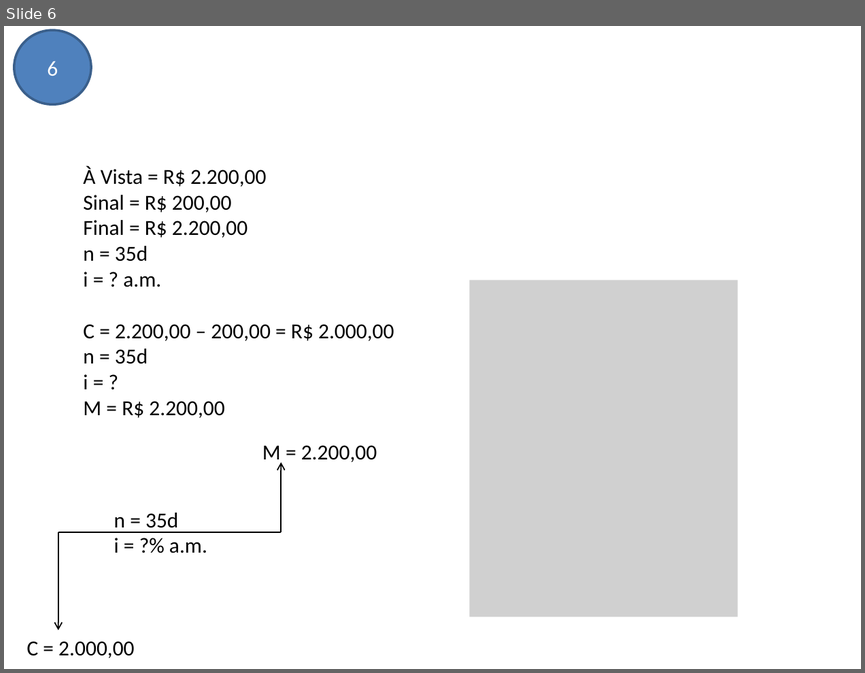
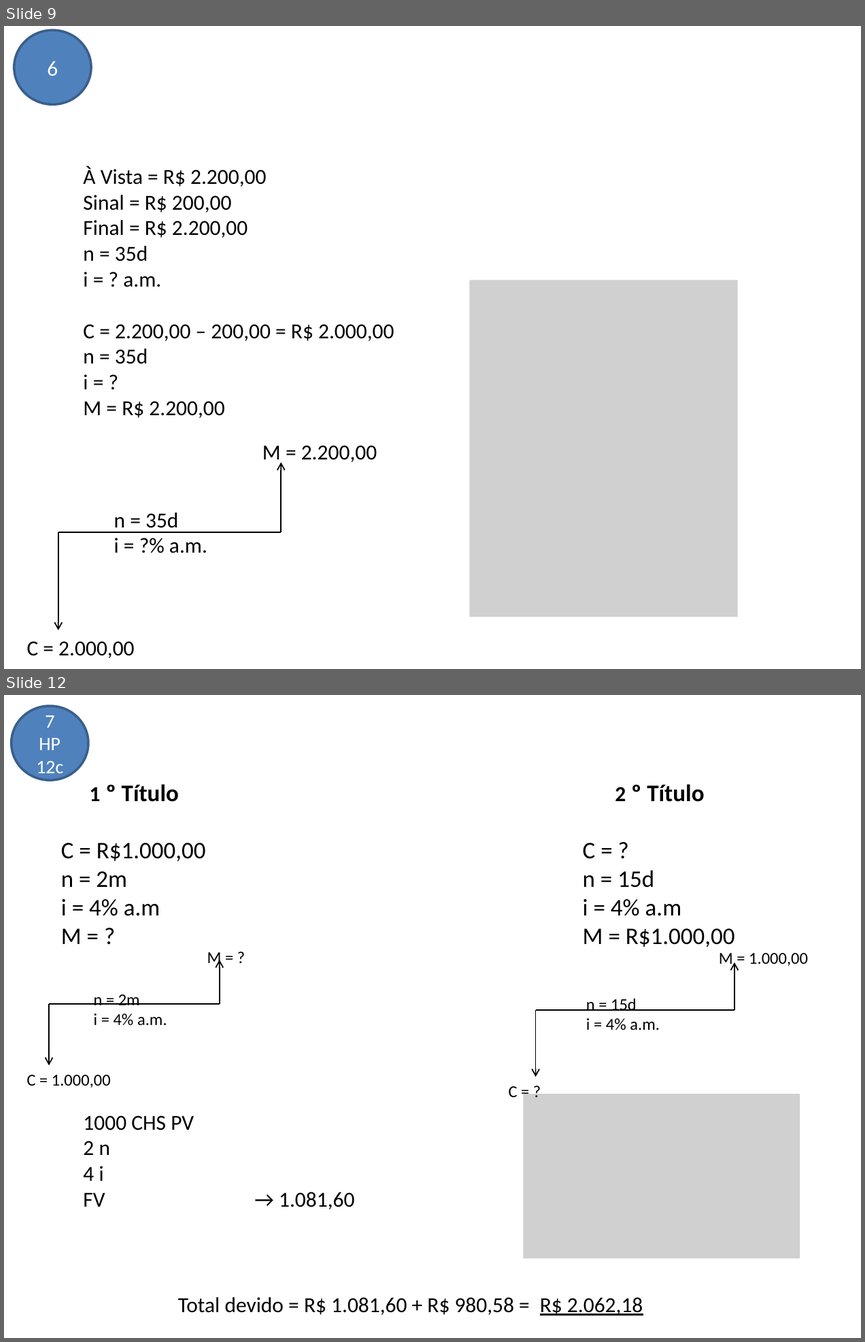
Before and after one commit to avelinoferreiragf/avelino, a slide deck: Gestao Estrategica TI/06 - Análise de Viabilidade de Projetos/Exercícios.pptx. Shown one above the other, each under a label of ours: slide 6 before the commit, slides 9 and 12 after it; the slides between them are not shown. The pictures are 865x673 and 865x1342 pixels, drawn with LibreOffice and Linux fonts; fonts in the diff are those of the drawing; grey boxes stand for pictures. Boxes give left, top, right and bottom in pixels: in the first picture for what was removed or moved away, otherwise in the second. Text is boxed around its words. In the diff, an @@ line names an element or a change of style, - is before the commit and + after.

```diff
--- a/Gestao Estrategica TI/06 - Análise de Viabilidade de Projetos/Exercícios.pptx
+++ b/Gestao Estrategica TI/06 - Análise de Viabilidade de Projetos/Exercícios.pptx
@@ slide 12 added at [4,695,861,1338], background #FFFFFF @@
@@ ellipse added at [11,706,89,781], fill #4F81BD, outline #3A5F8C 2 pt, 16 pt, text #FFFFFF @@
+7
+HP
+12c
@@ text added at [61,784,206,944], 20 pt, text #000000 @@
+1 º Título
+C = R$1.000,00
+n = 2m
+i = 4% a.m
+M = ?
@@ text added at [583,784,735,947], 20 pt, text #000000 @@
+2 º Título
+C = ?
+n = 15d
+i = 4% a.m
+M = R$1.000,00
@@ group added at [27,952,222,1087]: 3 texts, 2 arrows, 1 line @@
+C = 1.000,00
+n = 2m
+i = 4% a.m.
+M = ?
@@ group added at [509,953,808,1097]: 3 texts, 2 arrows, 1 line @@
+C = ?
+n = 15d
+i = 4% a.m.
+M = 1.000,00
@@ picture added at [524,1093,800,1258] @@
@@ text added at [83,1115,354,1209], 18 pt, text #000000 @@
+1000 CHS PV
+2 n
+4 i
+FV → 1.081,60
@@ text added at [178,1297,643,1315], 18 pt, text #000000 @@
+Total devido = R$ 1.081,60 + R$ 980,58 = R$ 2.062,18
@@ what was slide 6 is now slide 9 @@
```
Also in this commit, not shown: 2 slides changed, 7 other slides added.
